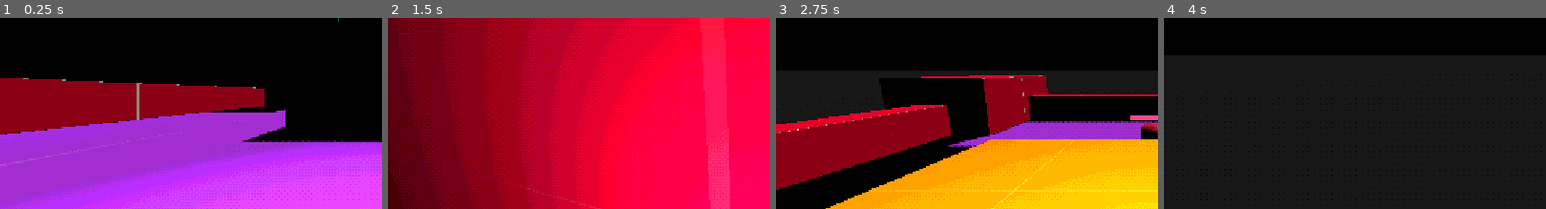
Above: before the commit, frames 1-4 (left to right).
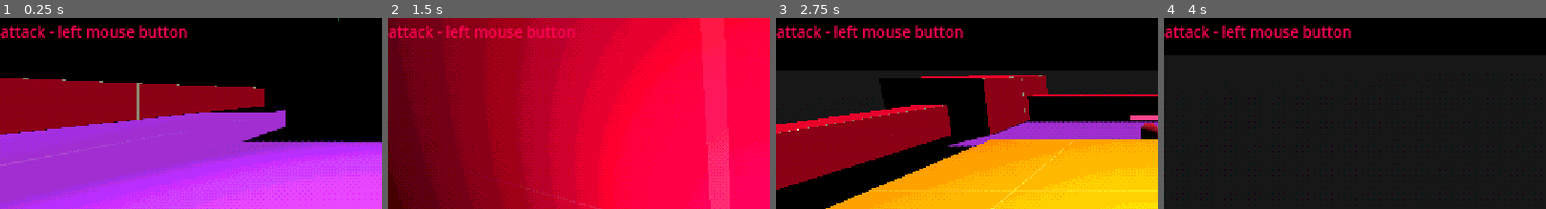
Above: after the commit, the same moments.

Repository: aru24sin/Blade
Game: Godot game, scene res://src/world/postprocessing.tscn
Same seed, same stepped clock (60 frames per second), same inputs: the game is played once before the commit and once after it. The engine's default icon, where the game draws it, is replaced by a stand-in: a white triangle on a blue panel in a dark square.
Inputs (mouse positions are % of the whole screen's width and height, from its top left):
- Up to frame 1 (0.25 s): no input
- Up to frame 2 (1.5 s): tap Enter at 0.5 s; move the mouse to (55, 50) at 0.52 s; hold Up (ui_up) from 0.53 s (still down); click (55, 50) at 0.6 s; tap F (f) at 0.8, 1.35 s; move the mouse to (45, 50) at 1.27 s
- Up to frame 3 (2.75 s): keep holding Up (ui_up); tap R (r) at 1.55, 2.1 s; move the mouse to (52, 48) at 2.02 s; tap Space (space) at 2.3 s
- Up to frame 4 (4 s): keep holding Up (ui_up); move the mouse to (49, 52) at 2.77 s; tap Space (space) at 2.85 s; click (49, 52) at 3.05 s; move the mouse to (57, 51) at 3.52 s; click (57, 51) at 3.6 s; tap F (f) at 3.8 s
The pictures show only the part of the screen within x 0-50%, y 30-80%; the shares and areas given below are measured in that part.

The runs differ from the first frame. In frame 1, 1.7% of the frame differs, in the area x 0-49%, y 4-11%; in frame 2, 1.4%; in frame 3, 1.7%; in frame 4, 1.7%.

Commit message:
Gds readability

Diff:
--- a/src/player/player3d.gd
+++ b/src/player/player3d.gd
@@ -56,7 +56,7 @@
 	dashNum += 1
 	if sign(ySpeed) == -1:
 		ySpeed = 0
-	extraVel += ($head/Camera3D/Marker3D.global_transform.origin - $head/Camera3D.global_transform.origin).normalized()*extraVelMulti
+	extraVel += ($head/Camera3D/Marker3D.global_transform.origin - $head/Camera3D.global_transform.origin).normalized() * extraVelMulti
 
 
 func _physics_process(delta: float) -> void:
--- a/src/world/postprocessing.tscn
+++ b/src/world/postprocessing.tscn
@@ -34,7 +34,8 @@
 r - restart
 WASD - move
 f - dash
-space - jump"
+space - jump
+attack - left mouse button"
 label_settings = SubResource("LabelSettings_63xc0")
 
 [node name="SubViewport" type="SubViewport" parent="."]
